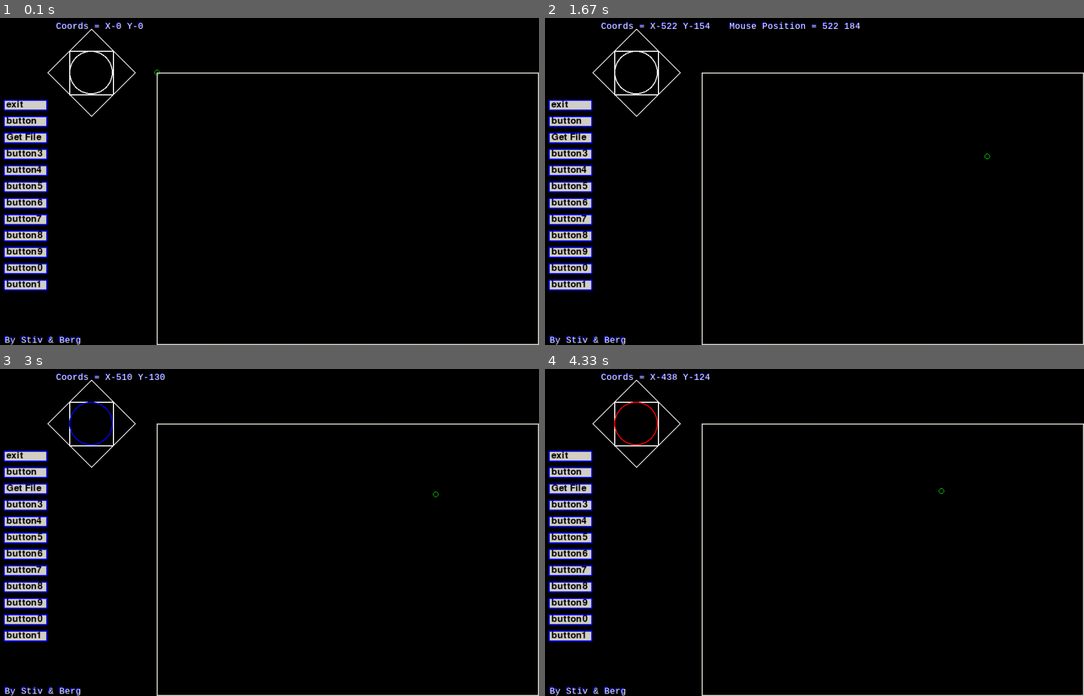
Above: before the commit, frames 1-4 (two rows, left to right).
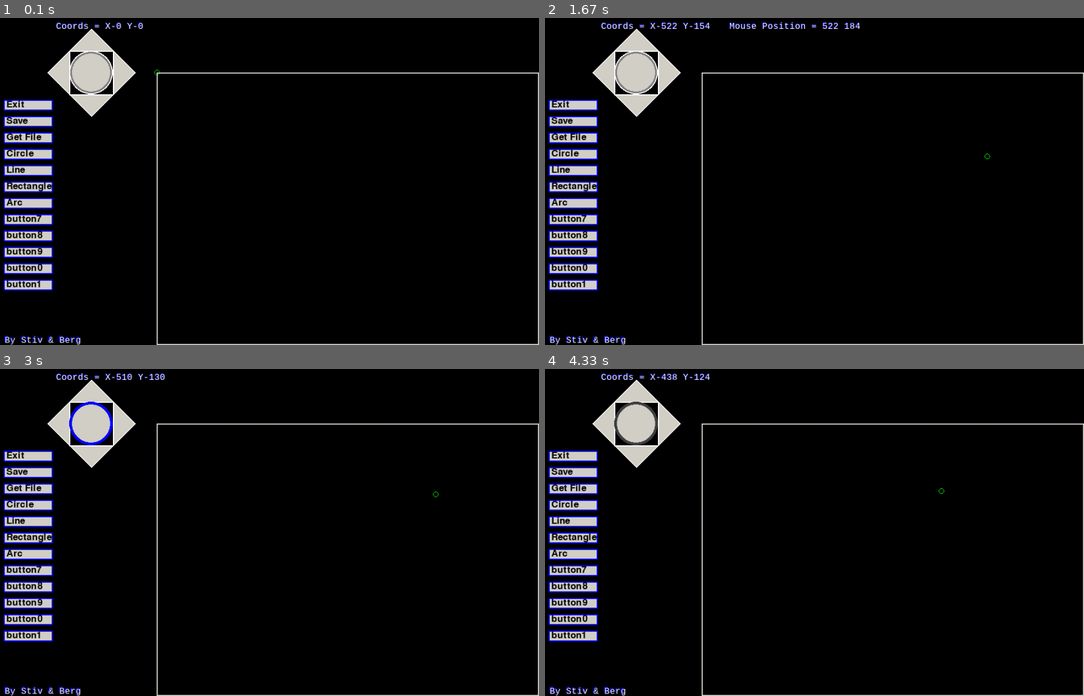
Above: after the commit, the same moments.

Repository: stivosaurus/rpi-snippets
Game: pygame game, started from reference_scripts/plotter_pygame_example.py
Two runs of this game, one before a commit and one after it. Both use one fixed random seed, a clock stepped at 60 frames per second and the inputs below. The source is Python 2; it was converted automatically to run under Python 3.
Inputs (mouse positions are in pixels of both pictures, inside the frame that each line leads up to):
- Up to frame 1 (0.1 s): no input
- Up to frame 2 (1.67 s): hold Right 0.33-0.8 s; click (604, 73) at 0.88 s; click (986, 171) at 1.22 s; hold Up from 1.5 s (still down)
- Up to frame 3 (3 s): release Up at 1.8 s; hold Right 1.83-2.3 s; hold Left 2.33-2.87 s; click (91, 424) at 2.95 s
- Up to frame 4 (4.33 s): hold Down 3.23-3.53 s; hold Left 3.57-3.97 s; hold Up from 4 s (still down)

The runs differ from the first frame. In frame 1, 2.8% of the frame differs, in the area x 1-25%, y 3-84%; in frame 2, 2.8%; in frame 3, 2.8%; in frame 4, 2.9%.

Commit message:
doing some button filling with colour on the triangle draw.

Diff:
--- a/reference_scripts/plotter_pygame_example.py
+++ b/reference_scripts/plotter_pygame_example.py
@@ -14,6 +14,10 @@
 MOUSE_LEFT = 1  # adding variables for left and right
 MOUSE_RIGHT = 3  # mouse clicks see code left_right_mouse.py
 # in references
+LEFT = 0
+RIGHT = 1
+UP = 2
+DOWN = 3
 
 
 def end_program():
@@ -114,11 +118,13 @@
 
 def draw_triangle(coords, direction):
     axis_direction = [('left'), ('right'), ('up'), ('down')]
+    triangle = pygame.draw.polygon(screen, LIGHTGRAY, coords, 0)
     triangle = pygame.draw.polygon(screen, WHITE, coords, 2)
     if triangle.collidepoint(pygame.mouse.get_pos()):
-        triangle = pygame.draw.polygon(screen, RED, coords, 2)
+        triangle = pygame.draw.polygon(screen, DARKGRAY, coords, 2)
         if triangle.collidepoint(pygame.mouse.get_pos(
         )) and event.type == pygame.MOUSEBUTTONDOWN and event.button == MOUSE_LEFT:
+            triangle = pygame.draw.polygon(screen, GRAY, coords, 0)
             triangle = pygame.draw.polygon(screen, BLUE, coords, 2)
             # do_command(axis_direction[direction])
             print axis_direction[direction]
@@ -127,12 +133,14 @@
 
 
 def ok_button():
+    okbutton = pygame.draw.ellipse(screen, GRAY, [140, 60, 80, 80], 0)
+    okbutton = pygame.draw.ellipse(screen, LIGHTGRAY, [145, 65, 70, 70], 0)
     okbutton = pygame.draw.ellipse(screen, WHITE, [140, 60, 80, 80], 2)
     if okbutton.collidepoint(pygame.mouse.get_pos()):
-        okbutton = pygame.draw.ellipse(screen, RED, [140, 60, 80, 80], 2)
+        okbutton = pygame.draw.ellipse(screen, DARKGRAY, [140, 60, 80, 80], 5)
         if okbutton.collidepoint(pygame.mouse.get_pos(
         )) and event.type == pygame.MOUSEBUTTONDOWN and event.button == MOUSE_LEFT:
-            okbutton = pygame.draw.ellipse(screen, BLUE, [140, 60, 80, 80], 2)
+            okbutton = pygame.draw.ellipse(screen, BLUE, [140, 60, 80, 80], 5)
             print 'ok'
 
 #triangle3 = pygame.draw.polygon(screen, WHITE, [[220, 140], [140, 140],[220,60]], 2)
@@ -245,13 +253,13 @@
     # TODO fix the action function for the buttons
     pos = 30
     Button_text = [
-        'exit',
-        'button',
+        'Exit',
+        'Save',
         'Get File',
-        'button3',
-        'button4',
-        'button5',
-        'button6',
+        'Circle',
+        'Line',
+        'Rectangle',
+        'Arc',
         'button7',
         'button8',
         'button9',
@@ -262,11 +270,8 @@
     # TODO add the method to talk to the stepper controller or to main
     # added a for loop in button actions
     for i in range(len(Button_text)):
-        draw_button(screen, Button_text[i], (20, 150 + pos * i, 80, 20), Action[i])
-    LEFT = 0
-    RIGHT = 1
-    UP = 2
-    DOWN = 3
+        draw_button(screen, Button_text[i], (20, 150 + pos * i, 90, 20), Action[i])
+
     draw_triangle([[100, 100], [140, 140], [140, 60]], LEFT)
     draw_triangle([[260, 100], [220, 140], [220, 60]], RIGHT)
     #draw_triangle([[260, 100], [220, 140],[220, 60]], 2)
